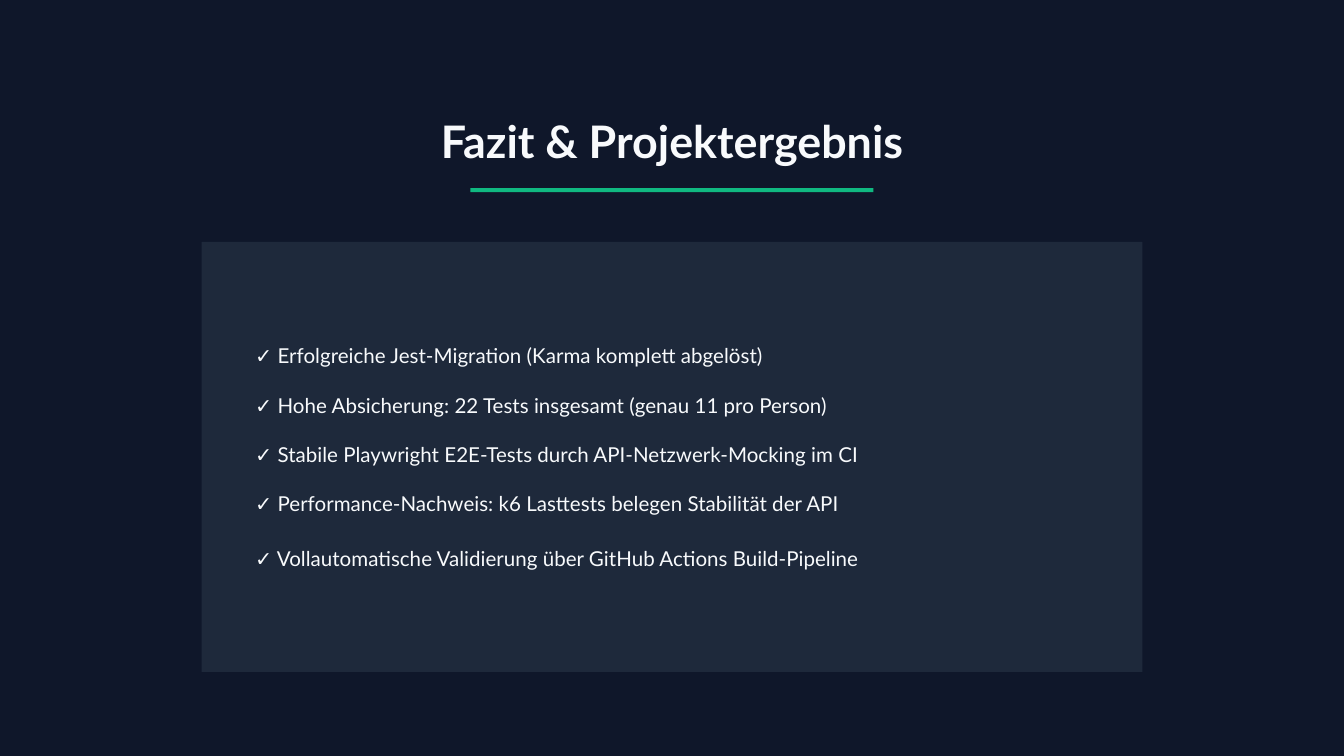
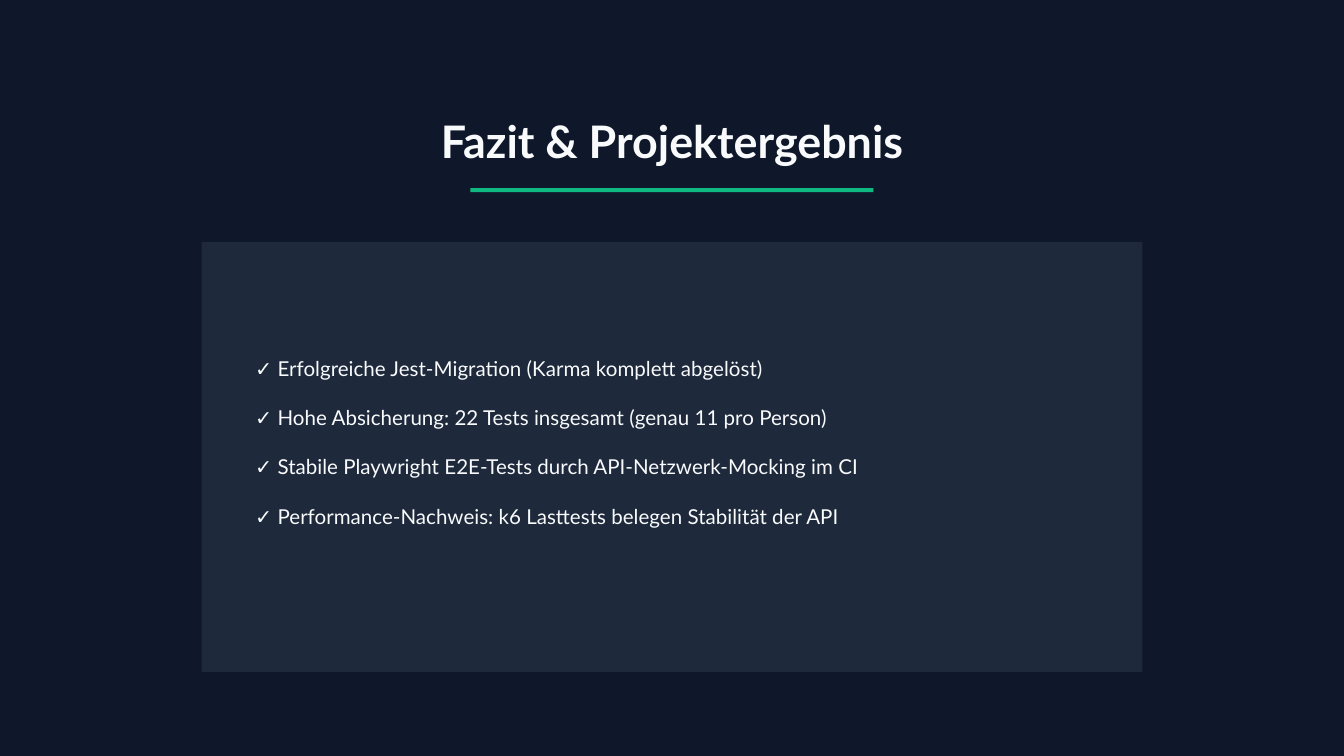
Before and after one commit to AldinMemic187/school-management-system, a slide deck: slide 7 of PRESENTATION.pptx. Drawn at 1344x756 pixels with LibreOffice and Linux fonts; fonts in the diff are those of the drawing. Boxes give left, top, right and bottom in pixels: in the first picture for what was removed or moved away, otherwise in the second. Text is boxed around its words. In the diff, an @@ line names an element or a change of style, - is before the commit and + after.

Commit message:
finalisation of presentation, removed one point

```diff
--- a/PRESENTATION.pptx
+++ b/PRESENTATION.pptx
@@ text at [278, 360, 858, 528]: text changed @@
-✓ Erfolgreiche Jest-Migration (Karma komplett abgelöst)
-✓ Hohe Absicherung: 22 Tests insgesamt (genau 11 pro Person)
-✓ Stabile Playwright E2E-Tests durch API-Netzwerk-Mocking im CI
-✓ Performance-Nachweis: k6 Lasttests belegen Stabilität der API
-✓ Vollautomatische Validierung über GitHub Actions Build-Pipeline
+✓ Erfolgreiche Jest-Migration (Karma komplett abgelöst)
+✓ Hohe Absicherung: 22 Tests insgesamt (genau 11 pro Person)
+✓ Stabile Playwright E2E-Tests durch API-Netzwerk-Mocking im CI
+✓ Performance-Nachweis: k6 Lasttests belegen Stabilität der API
```
Also in this commit, not shown: 2 other files.
